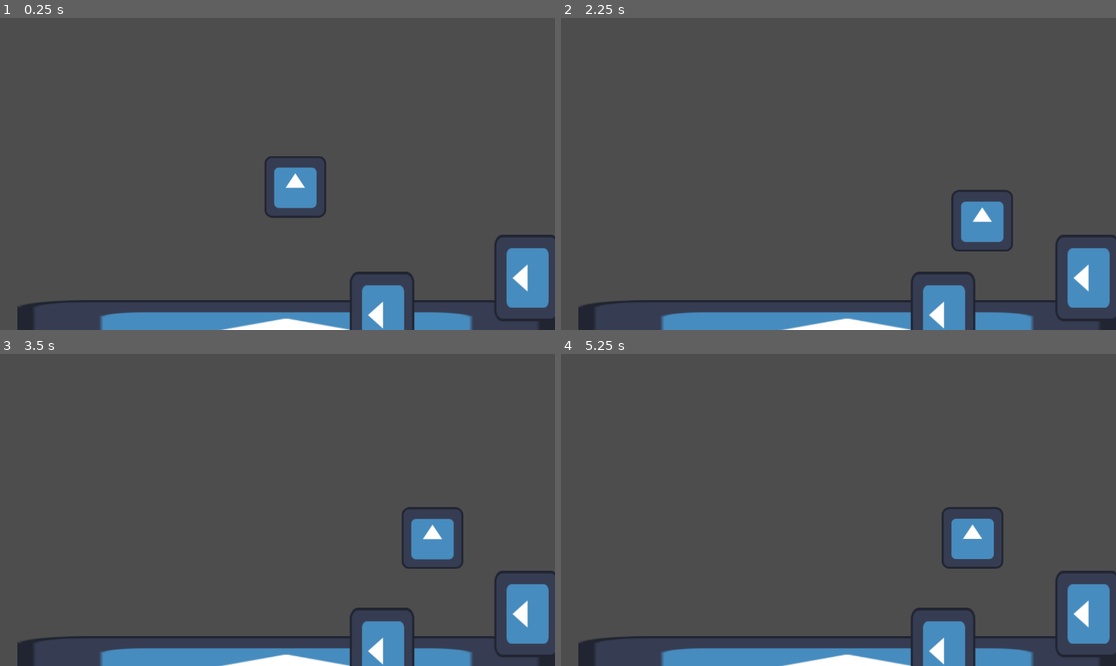
Above: before the commit, frames 1-4 (two rows, left to right).
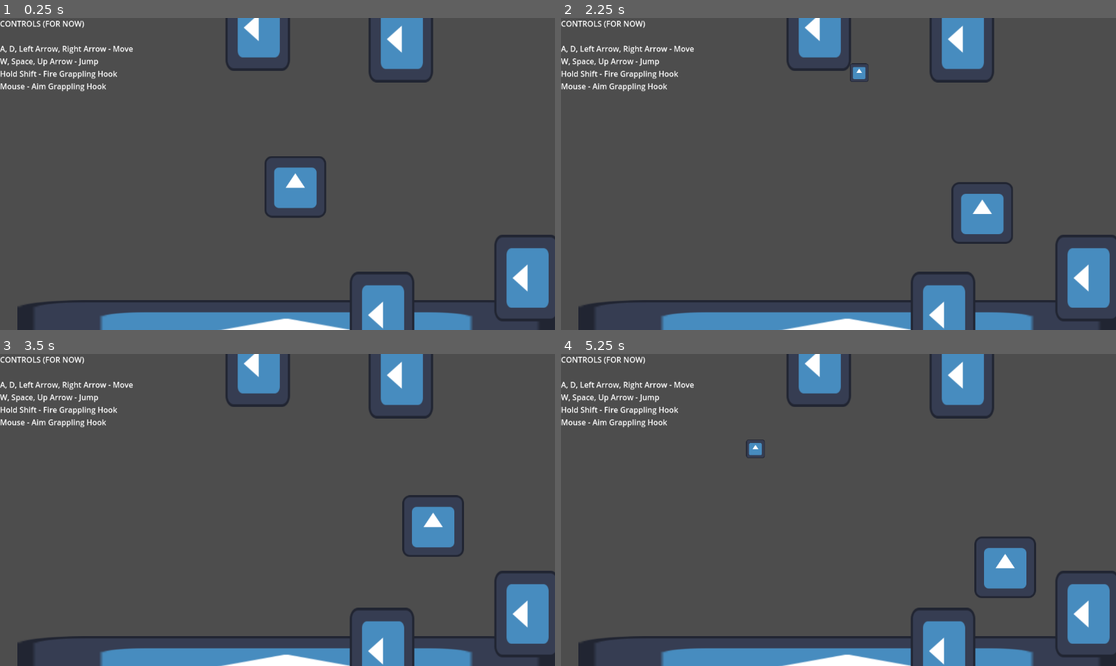
Above: after the commit, the same moments.

Repository: matthewchen146/cmpm-172-grappling-platformer
Game: Godot game, scene res://misc/test_scene.tscn
Two runs of this game, one before a commit and one after it. Both use one fixed random seed, a clock stepped at 60 frames per second and the inputs below. The engine's default icon, where the game draws it, is replaced by a stand-in: a white triangle on a blue panel in a dark square.
Inputs (mouse positions are in pixels of both pictures, inside the frame that each line leads up to):
- Up to frame 1 (0.25 s): no input
- Up to frame 2 (2.25 s): move the mouse to (960, 158) at 0.52 s; hold Shift (fire_grapple, bound only after the commit) 0.53-1.28 s; hold Right (move_right) 0.53-2.03 s; tap Space (jump) at 0.77, 0.8, 1.07, 1.35, 1.52, 1.82 s; move the mouse to (727, 189) at 1.27 s; tap Shift (fire_grapple, bound only after the commit) at 1.55 s; move the mouse to (894, 105) at 2.02 s; hold Left (move_left) from 2.03 s (still down); hold Shift (fire_grapple, bound only after the commit) from 2.03 s (still down)
- Up to frame 3 (3.5 s): tap Space (jump) at 2.3, 3.02, 3.32 s; move the mouse to (249, 572) at 2.77 s; release Left (move_left) at 2.78 s; release Shift (fire_grapple, bound only after the commit) at 2.78 s; hold Right (move_right) from 2.78 s (still down); tap Shift (fire_grapple, bound only after the commit) at 2.85 s
- Up to frame 4 (5.25 s): move the mouse to (1005, 556) at 3.52 s; tap Space (jump) at 3.6, 3.77, 4.07, 4.52, 4.82 s; move the mouse to (672, 463) at 4.27 s; release Right (move_right) at 4.28 s; hold Left (move_left) 4.28-5.03 s; tap Shift (fire_grapple, bound only after the commit) at 4.35 s; move the mouse to (866, 510) at 5.02 s; hold Right (move_right) from 5.03 s (still down); hold Shift (fire_grapple, bound only after the commit) from 5.03 s (still down)

The runs differ from the first frame. In frame 1, 3.7% of the frame differs, in the area x 0-78%, y 0-24%; in frame 2, 4.7%; in frame 3, 4.8%; in frame 4, 6.2%, in the area x 0-86%, y 0-79%.

Commit message:
adding basic grappling mechanic

Diff:
--- a/misc/test_scene.tscn
+++ b/misc/test_scene.tscn
@@ -9,6 +9,7 @@
 [node name="Camera2D" type="Camera2D" parent="."]
 script = ExtResource("1_q2onj")
 target_node_path = NodePath("../Player")
+target_offset = Vector2(0, -100)
 
 [node name="Player" parent="." instance=ExtResource("1_rrs63")]
 position = Vector2(37, -2)
@@ -17,8 +18,26 @@
 position = Vector2(18, 329)
 scale = Vector2(8.72601, 1.04158)
 
+[node name="Block5" parent="." instance=ExtResource("2_2cl3d")]
+position = Vector2(1132, 193)
+scale = Vector2(8.72601, 1.04158)
+
+[node name="Block6" parent="." instance=ExtResource("2_2cl3d")]
+position = Vector2(-1094, 421)
+scale = Vector2(8.72601, 1.04158)
+
 [node name="Block2" parent="." instance=ExtResource("2_2cl3d")]
 position = Vector2(217, 293)
+rotation = -1.57079
+scale = Vector2(1.40601, 1.04158)
+
+[node name="Block7" parent="." instance=ExtResource("2_2cl3d")]
+position = Vector2(1011, -397)
+rotation = -1.57079
+scale = Vector2(1.40601, 1.04158)
+
+[node name="Block8" parent="." instance=ExtResource("2_2cl3d")]
+position = Vector2(-925, -24)
 rotation = -1.57079
 scale = Vector2(1.40601, 1.04158)
 
@@ -26,3 +45,34 @@
 position = Vector2(517, 216)
 rotation = -1.57079
 scale = Vector2(1.40601, 1.04158)
+
+[node name="Block4" parent="." instance=ExtResource("2_2cl3d")]
+position = Vector2(256, -280)
+rotation = -1.57079
+scale = Vector2(1.40601, 1.04158)
+
+[node name="Block9" parent="." instance=ExtResource("2_2cl3d")]
+position = Vector2(-41, -304)
+rotation = -1.57079
+scale = Vector2(1.40601, 1.04158)
+
+[node name="CanvasLayer" type="CanvasLayer" parent="."]
+
+[node name="Control" type="Control" parent="CanvasLayer"]
+layout_mode = 3
+anchors_preset = 15
+anchor_right = 1.0
+anchor_bottom = 1.0
+grow_horizontal = 2
+grow_vertical = 2
+
+[node name="Label" type="Label" parent="CanvasLayer"]
+offset_right = 40.0
+offset_bottom = 23.0
+text = "CONTROLS (FOR NOW)
+
+A, D, Left Arrow, Right Arrow - Move
+W, Space, Up Arrow - Jump
+Hold Shift - Fire Grappling Hook
+Mouse - Aim Grappling Hook
+"
--- a/project.godot
+++ b/project.godot
@@ -40,6 +40,11 @@
 , Object(InputEventKey,"resource_local_to_scene":false,"resource_name":"","device":-1,"window_id":0,"alt_pressed":false,"shift_pressed":false,"ctrl_pressed":false,"meta_pressed":false,"pressed":false,"keycode":0,"physical_keycode":87,"key_label":0,"unicode":119,"echo":false,"script":null)
 ]
 }
+fire_grapple={
+"deadzone": 0.5,
+"events": [Object(InputEventKey,"resource_local_to_scene":false,"resource_name":"","device":-1,"window_id":0,"alt_pressed":false,"shift_pressed":false,"ctrl_pressed":false,"meta_pressed":false,"pressed":false,"keycode":0,"physical_keycode":4194325,"key_label":0,"unicode":0,"echo":false,"script":null)
+]
+}
 
 [rendering]
 
--- /dev/null
+++ b/scenes/player/grappling_hook.gd
@@ -0,0 +1,37 @@
+extends Area2D
+
+signal attached(body : PhysicsBody2D)
+
+enum State {
+	READY,
+	FIRING,
+	ATTACHED
+}
+
+var state : State = State.READY
+
+var initial_direction := Vector2()
+
+var speed : float = 50
+
+var ignored_bodies := {}
+
+func fire(start_pos : Vector2, direction : Vector2):
+	if state == State.READY:
+		initial_direction = direction
+		position = start_pos
+		state = State.FIRING
+
+func _physics_process(delta):
+	match state:
+		State.FIRING:
+			position += initial_direction * speed
+		State.ATTACHED:
+			pass
+		_:
+			pass
+
+func _on_body_entered(body):
+	if not ignored_bodies.has(body):
+		state = State.ATTACHED
+		attached.emit(body)
--- /dev/null
+++ b/scenes/player/grappling_hook.tscn
@@ -0,0 +1,19 @@
+[gd_scene load_steps=4 format=3 uid="uid://fgmr178lho85"]
+
+[ext_resource type="Script" path="res://scenes/player/grappling_hook.gd" id="1_2x4e6"]
+[ext_resource type="Texture2D" uid="uid://r4pvpqt1jh30" path="res://misc/icon.svg" id="1_b7gh3"]
+
+[sub_resource type="CircleShape2D" id="CircleShape2D_p7lun"]
+radius = 20.0
+
+[node name="GrapplingHook" type="Area2D"]
+script = ExtResource("1_2x4e6")
+
+[node name="Sprite2D" type="Sprite2D" parent="."]
+scale = Vector2(0.3, 0.3)
+texture = ExtResource("1_b7gh3")
+
+[node name="CollisionShape2D" type="CollisionShape2D" parent="."]
+shape = SubResource("CircleShape2D_p7lun")
+
+[connection signal="body_entered" from="." to="." method="_on_body_entered"]
--- a/scenes/player/player.gd
+++ b/scenes/player/player.gd
@@ -2,8 +2,15 @@
 
 @export var move_speed : float = 200
 @export var jump_strength : float = 400
+@export var grapple_pull_speed : float = 300
 
 var gravity := Vector2()
+
+var is_firing_grapple := false
+
+var is_grappled := false
+
+var current_grappling_hook : Node2D = null
 
 func _ready():
 	var gravity_vector : Vector2 = ProjectSettings.get_setting("physics/2d/default_gravity_vector")
@@ -12,21 +19,64 @@
 
 func _physics_process(delta):
 
-	# left right movement
 	var movement := Vector2()
 
+	# movement.x becomes a value between -1 and 1. -1 meaning moving left and 1 meaning moving right
 	movement.x = int(Input.is_action_pressed("move_right")) - int(Input.is_action_pressed("move_left"))
 
-	movement.x *= move_speed
+	if Input.is_action_pressed("fire_grapple"):
+		if not is_firing_grapple:
+			is_firing_grapple = true
 
-	velocity.x = movement.x
+			if current_grappling_hook:
+				current_grappling_hook.get_parent().remove_child(current_grappling_hook)
+				current_grappling_hook.free()
 
-	if not is_on_floor():
-		velocity.y += gravity.y * delta
+			var hook : Node2D = preload("res://scenes/player/grappling_hook.tscn").instantiate()
+
+			var camera : Camera2D = get_viewport().get_camera_2d()
+			var mouse_world_pos : Vector2 = camera.get_global_mouse_position()
+			var direction = (mouse_world_pos - position).normalized()
+
+			hook.ignored_bodies[self] = true
+
+			hook.attached.connect(
+				func(body : PhysicsBody2D):
+					is_grappled = true
+			)
+
+			hook.fire(position, direction)
+
+			get_parent().add_child(hook)
+
+			current_grappling_hook = hook
+
 	else:
-		velocity.y = 0
+		if is_firing_grapple:
+			is_firing_grapple = false
+			if current_grappling_hook:
+				current_grappling_hook.get_parent().remove_child(current_grappling_hook)
+				current_grappling_hook.free()
+				current_grappling_hook = null
+		if is_grappled:
+			is_grappled = false
 
-		if Input.is_action_just_pressed("jump"):
-			velocity.y = -jump_strength
+	if is_grappled:
 
+		var direction := (current_grappling_hook.position - position).normalized()
+		velocity = direction * grapple_pull_speed
+
+	else:
+		velocity.x = movement.x * move_speed
+
+		if not is_on_floor():
+			velocity.y += gravity.y * delta
+		else:
+			velocity.y = 0
+
+			if Input.is_action_just_pressed("jump"):
+				velocity.y = -jump_strength
+
+	# this moves the player based on the velocity that is set
+	# this will handle the collision automatically and slide
 	move_and_slide()
--- a/scripts/camera.gd
+++ b/scripts/camera.gd
@@ -5,9 +5,12 @@
 
 @export var follow_target := true
 
+@export var target_offset := Vector2()
+
 func _process(delta):
 	if target_node != null and follow_target == true:
-		var cam_to_target := target_node.global_position - position
+		var target_position : Vector2 = target_node.global_position + target_offset
+		var cam_to_target : Vector2 = target_position - position
 		position += cam_to_target.length() * cam_to_target.normalized() * Engine.get_physics_interpolation_fraction()
 
 func follow_node(node : Node2D):
